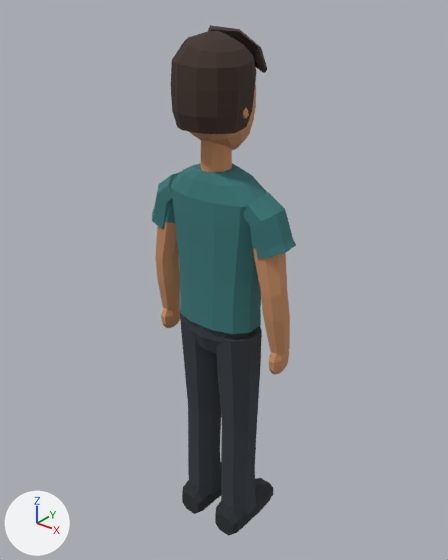
Renders of the glTF model assets/source/characters/role-assets-v2/lwf_performer_male_body_v2.glb from each side of a commit.
Rendered twice from a 50 mm lens placed at (1.153, -1.417, 1.897), pointed at (-0.031, 0.062, 0.98). The lights are fixed; the arrows at lower left show +X, +Y and +Z. The picture after the commit comes second. Vertices at exactly the same position are counted once.

Before the edit, the objects in view are built like this:
```python
me_head_001 = bpy.data.meshes.new('Head.001')
me_head_001.from_pydata(...)  # 599 vertices, 1100 faces; spans x -0.15..0.15, y -0.14..0.2, z 0.0..1.78
me_head_001.materials.append(mat_lwf_guitarist_body_palette_v1)  # picture img_lwf_guitarist_body_palette_v1
me_head_002 = bpy.data.meshes.new('Head.002')
me_head_002.from_pydata(...)  # 228 vertices, 432 faces; spans x -0.269..0.176, y -0.094..0.115, z 0.753..1.396
me_head_002.materials.append(mat_lwf_guitarist_body_palette_v1)  # picture img_lwf_guitarist_body_palette_v1
me_head_003 = bpy.data.meshes.new('Head.003')
me_head_003.from_pydata(...)  # 132 vertices, 244 faces; spans x 0.114..0.269, y -0.062..0.068, z 0.753..1.341
me_head_003.materials.append(mat_lwf_guitarist_body_palette_v1)  # picture img_lwf_guitarist_body_palette_v1
ob_lwf_performer_bodycore = bpy.data.objects.new('LWF_Performer_BodyCore', me_head_001)
ob_lwf_performer_bodycore.location = (0.0, 0.0, 0.0)
ob_lwf_performer_idleleftarm = bpy.data.objects.new('LWF_Performer_IdleLeftArm', me_head_002)
ob_lwf_performer_idleleftarm.location = (0.0, 0.0, 0.0)
ob_lwf_performer_idlerightarm = bpy.data.objects.new('LWF_Performer_IdleRightArm', me_head_003)
ob_lwf_performer_idlerightarm.location = (0.0, 0.0, 0.0)
```
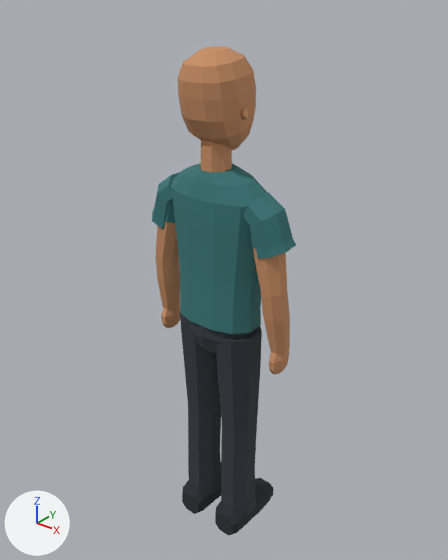
Changed parts and their boxes [x1, y1, x2, y2] in the pictures (448 x 560 px):
'LWF_Performer_BodyCore', reshaped (7% narrower)
    before: [171, 25, 274, 536]
    after: [178, 46, 274, 536]
part 1 of me_head_001, deleted
    before: [171, 31, 256, 134]
part 2 of me_head_001, deleted
    before: [207, 25, 267, 73]

Edits to the bpy script that builds the scene:
```text
Change me_head_001:
    used by ob_lwf_performer_bodycore; location = (0.0, 0.0, 0.0)
    remove me_head_001.from_pydata(...)  # 599 vertices, 1100 faces; spans x -0.15..0.15, y -0.14..0.2, z 0.0..1.78
    add me_head_001.from_pydata(...)  # 503 vertices, 916 faces; spans x -0.15..0.15, y -0.11..0.2, z 0.0..1.73
    me_head_001 part 1: the loose piece of 72 vertices spanning x -0.11..0.11, y -0.14..0.09, z 1.51..1.77 is deleted
    me_head_001 part 2: the loose piece of 24 vertices spanning x -0.08..0.09, y 0.0..0.14, z 1.65..1.78 is deleted
```
